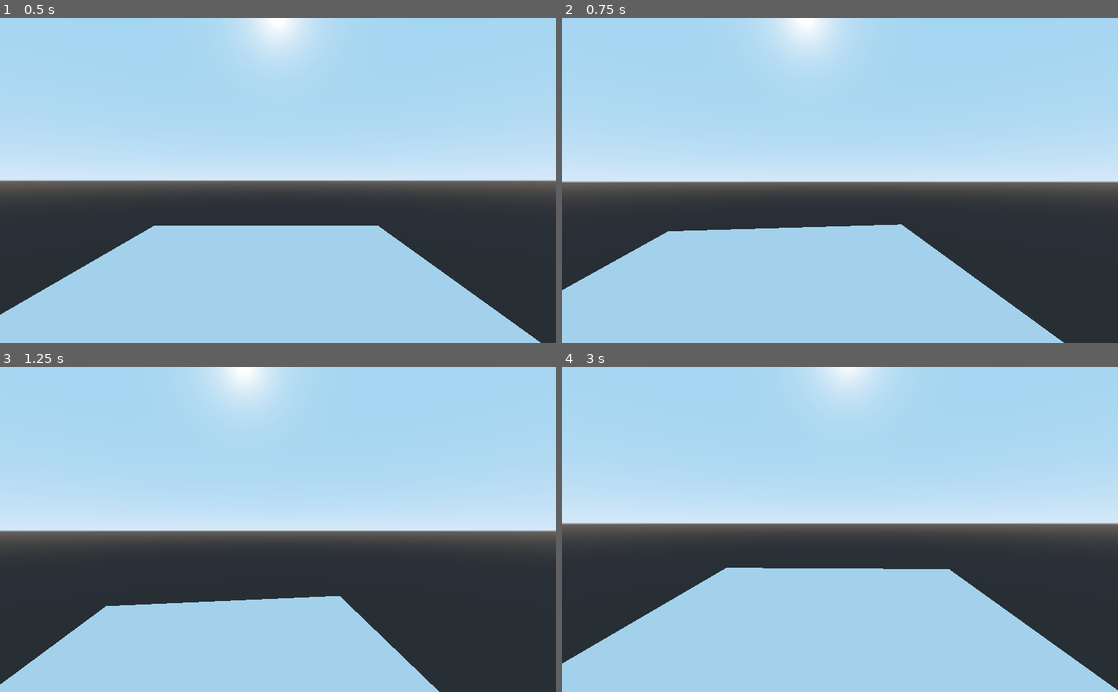
Above: before the commit, frames 1-4 (two rows, left to right).
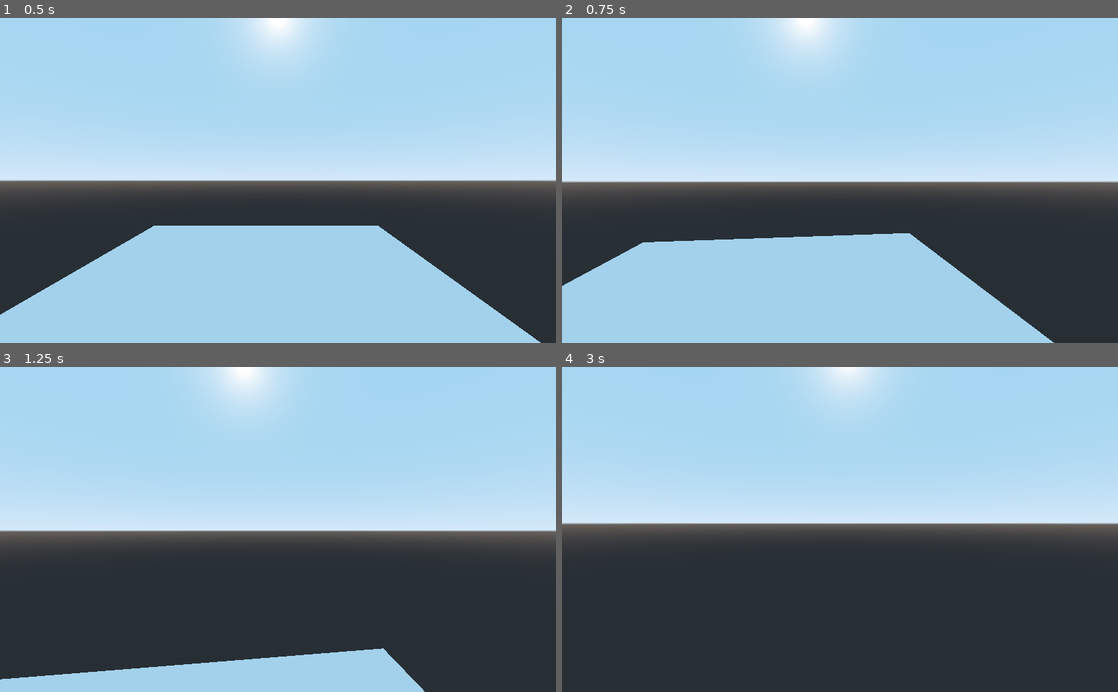
Above: after the commit, the same moments.

Repository: zolw-dom/godot-tps-controller
Game: Godot game, scene res://Maps/TestMap.tscn
The game is run twice, just before and just after one commit, with the same random seed, the same clock (stepped at 60 frames per second) and the same inputs.
Inputs (mouse positions are in pixels of both pictures, inside the frame that each line leads up to):
- Up to frame 1 (0.5 s): no input
- Up to frame 2 (0.75 s): move the mouse to (867, 180) at 0.52 s; hold Up (ui_up) from 0.53 s (still down)
- Up to frame 3 (1.25 s): keep holding Up (ui_up); tap Space (ui_select) at 0.77 s
- Up to frame 4 (3 s): keep holding Up (ui_up); move the mouse to (812, 529) at 1.27 s; tap Space (ui_select) at 1.52 s; move the mouse to (851, 523) at 2.02 s; tap Enter at 2.75 s; move the mouse to (834, 536) at 2.77 s

Frame 1 is identical in both runs. In frame 2, 1.9% of the frame differs, in the area x 0-91%, y 63-100%; in frame 3, 11%; in frame 4, 28%, in the area x 0-100%, y 61-100%.

Commit message:
Fixed typo and moved multiply part to the right place

Diff:
--- a/Scripts/TpsController.gd
+++ b/Scripts/TpsController.gd
@@ -157,13 +157,13 @@
 	new_movement_direction.x = Input.get_action_strength("ui_right") - Input.get_action_strength("ui_left")
 	new_movement_direction.z = Input.get_action_strength("ui_down") - Input.get_action_strength("ui_up")
 
-	movement_direction.x *= movement_speed
-	movement_direction.z *= movement_speed
-
 	new_movement_direction = new_movement_direction.normalized()
 
 	# Change the transform to local from world
 	new_movement_direction = self.transform.basis.xform(new_movement_direction)
+
+	new_movement_direction.x *= movement_speed
+	new_movement_direction.z *= movement_speed
 
 	new_movement_direction.y = oldGravity;
 
